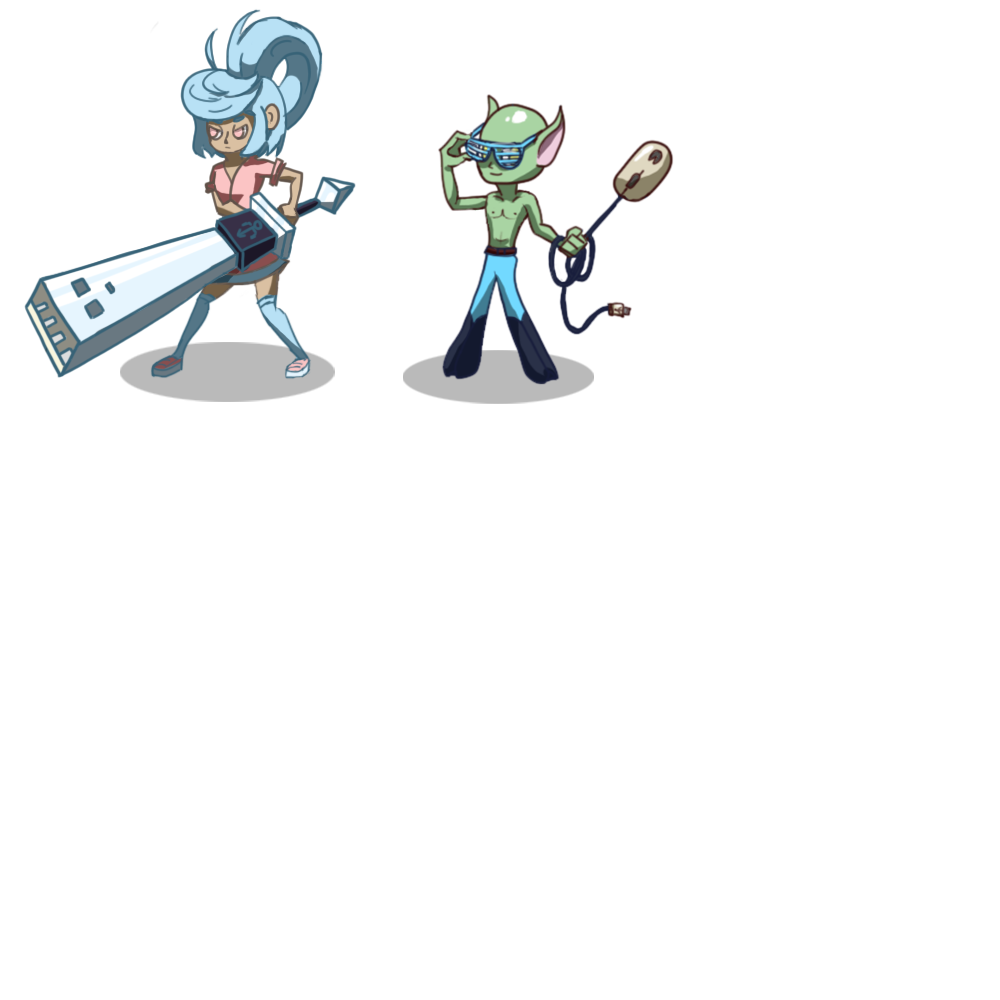
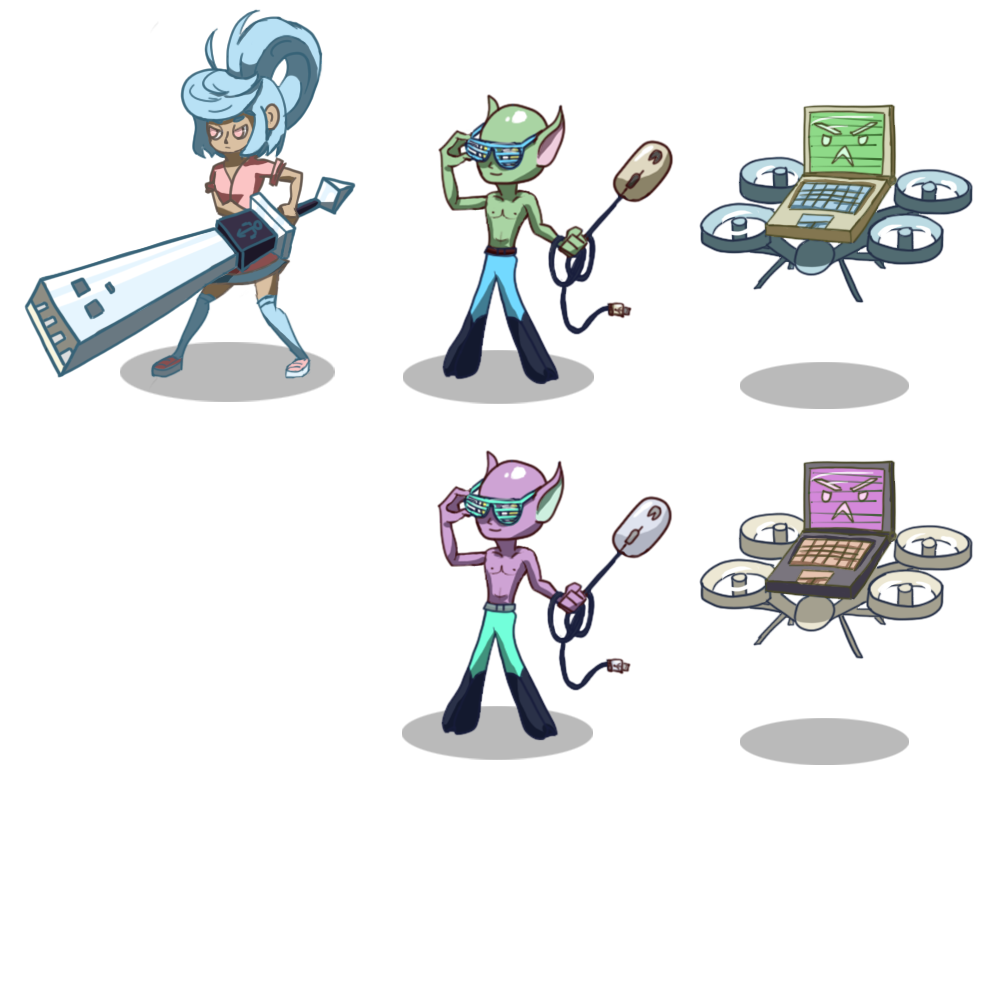
Revision of a layered w=1000, h=1000 image; what changed, layer by layer:
added group "Drone copy" with 10 layers above "mouser copy" over [699, 459, 974, 765]
added layer "Layer 39" (1st of 2, in "Drone copy") in group "Drone copy" over [720, 470, 958, 602]
added layer "Layer 34" (1st of 2, in "Drone copy") in group "Drone copy" over [699, 459, 974, 660]
added layer "Hue/Saturation 6" in group "Drone copy" over [699, 487, 974, 660]
added layer "Hue/Saturation 5" in group "Drone copy" over [760, 459, 907, 614]
added layer "Hue/Saturation 4" in group "Drone copy" over [784, 459, 900, 597]
added layer "Layer 35" (1st of 2, in "Drone copy") in group "Drone copy" over [700, 460, 973, 659]
added group "mouser copy" with 13 layers above "Drone" over [150, 377, 673, 760]
added layer "Layer 30" (1st of 2, in "mouser copy") in group "mouser copy" over [471, 465, 654, 680]
added layer "Layer 23" (1st of 2, in "mouser copy") in group "mouser copy" over [150, 377, 673, 742]
added layer "Hue/Saturation 1" in group "mouser copy" over [437, 450, 592, 617]
added layer "Layer 26" (1st of 2, in "mouser copy") in group "mouser copy" over [429, 547, 630, 754]
added layer "Hue/Saturation 2" in group "mouser copy" over [455, 472, 546, 682]
added layer "Hue/Saturation 3" in group "mouser copy" over [476, 484, 673, 689]
added layer "Layer 24" (1st of 2, in "mouser copy") in group "mouser copy" over [438, 451, 672, 740]
added group "Drone" with 10 layers above "mouser" over [699, 103, 974, 409]
added layer "Layer 39" (2nd of 2, in "Drone") in group "Drone" over [720, 114, 958, 246]
added layer "Layer 34" (2nd of 2, in "Drone") in group "Drone" over [699, 103, 974, 304]
added layer "Layer 36" in group "Drone" over [699, 131, 974, 304]
added layer "Layer 37" in group "Drone" over [760, 103, 907, 258]
added layer "Layer 38" in group "Drone" over [784, 103, 900, 241]
added layer "Layer 35" (2nd of 2, in "Drone") in group "Drone" over [700, 104, 973, 303]
…and 4 more changes (4 added)
